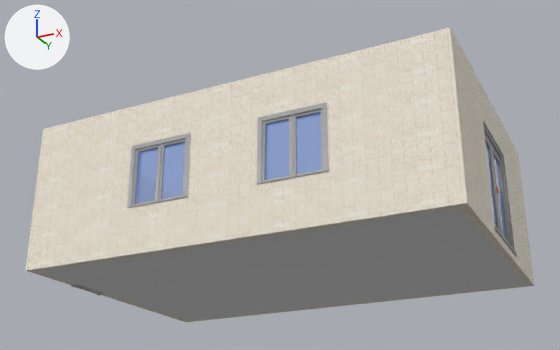
The glTF model telhados/telhado33a.gltf as it was, and as the next commit left it.
The view is the same before and after, from a 50 mm camera at (6.81, -14.17, -3.96) aimed at (-0.07, -0.42, 2.23). The axes (+X, +Y, +Z) are drawn at upper left. The lights are the same throughout. Vertices at the same position are counted once.

In view in the first picture: 'root'.
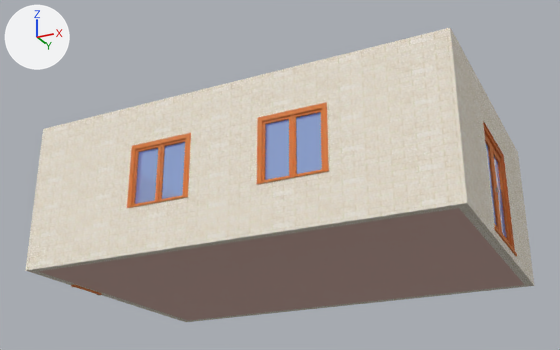
Pixel boxes [x1, y1, x2, y2] of what changed, in the pictures (560 x 350 px; the box of a moved part takes in the faces that stretch with it):
'root', recoloured (grey to brown): [39, 99, 525, 322] in both
part 1 of me_mesh_0, moved or reshaped (not visible before): after [75, 285, 102, 295]
part 2 of me_mesh_0, recoloured (grey to orange): [71, 102, 517, 295] in both

Edits to the bpy script that builds the scene:
```text
Change mat_chris_skin:
    mat_chris_skin.base_color: (0.797, 0.797, 0.797) -> (0.797, 0.542, 0.476)  # white #e7e7e7 -> beige #e7c2b7
Change me_mesh_0:
    used by ob_root; location = (0.0, 0.0, 0.0)
    remove me_mesh_0.from_pydata(...)  # 2098 vertices, 4795 faces; spans x -4.43..4.42, y -3.04..2.82, z 0.0..3.23
    add me_mesh_0.from_pydata(...)  # 2102 vertices, 4821 faces; spans x -4.43..4.42, y -3.04..2.82, z 0.0..3.23
    me_mesh_0 part 1: 60 vertices moved within x -4.39..-4.24, y -1.58..-1.53, z 1.02..1.08; 4 vertices added at x -4.29, y -1.64..-0.83, z 0.04
    me_mesh_0 part 2: 2046 faces spanning x -4.43..4.42, y -3.04..2.82, z 0.0..2.3 switch from mat_folheado_de_madeira_01 (picture img_image_0) to mat_alumínio (picture img_image_1)
```
